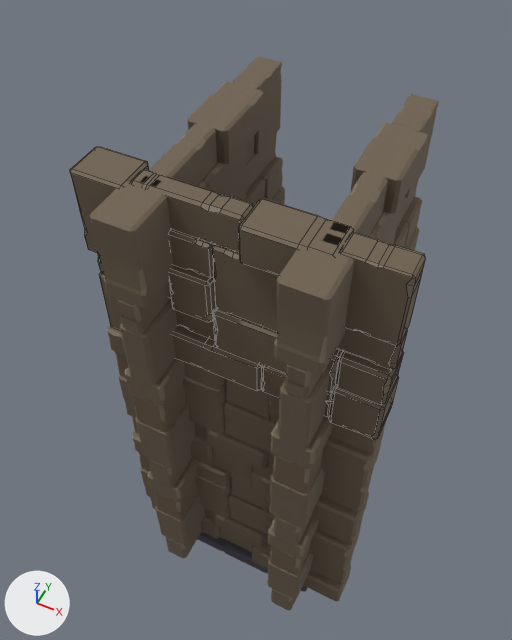
Two versions of the OBJ model QuaterniusDev_models/map_tiles/finals/quat_end.obj, one commit apart.
One viewpoint serves both versions: a 50 mm camera at (2.05, -4.57, 9.43) aimed at (-0.38, 0.28, 3.36). Every picture has the same lights, and +X, +Y and +Z are marked at lower left. The older version comes first. Mesh edges are drawn as thin lines on the coarser meshes. Where no turn or scale is listed for an object, it has been applied to the vertices.

In view in the first picture: 'Floor_Modular_Cube.001', 'Wall_Modular_Cube.001', 'Wall_Modular_Cube.002', 'Wall_Modular_Cube.003', 'Wall_Modular_Cube.004', 'Wall_Modular_Cube.005_Wall_Modular_Cube.006', 'Wall_Modular_Cube.006_Wall_Modular_Cube.007', 'Wall_Modular_Cube.007_Wall_Modular_Cube.008', 'Wall_Modular_Cube.008_Wall_Modular_Cube.009', 'Wall_Modular_Cube.009_Wall_Modular_Cube.010'.
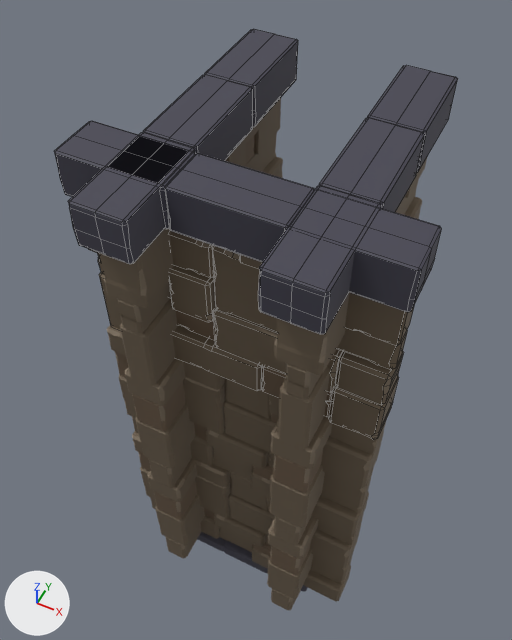
Changed parts and their boxes [x1, y1, x2, y2] in the pictures (512 x 640 px):
'WallCover_Modular_Cube.017', added
    after: [54, 121, 441, 312]
'WallCover_Modular_Cube.001', added
    after: [258, 65, 458, 334]
'WallCover_Modular_Cube.002', added
    after: [68, 29, 298, 264]
'Wall_Modular_Cube.009_Wall_Modular_Cube.010', unchanged, covered by the edit
    before: [90, 56, 285, 386]
    after: [99, 98, 283, 386]
'Wall_Modular_Cube.003', unchanged, covered by the edit
    before: [274, 94, 439, 449]
    after: [274, 157, 427, 449]

The change in detail:
Material 'Grey_Floor.002' (mat_grey_floor_002) is new.
Its base color is (0.0593, 0.0572, 0.082) (dark grey #454451).
Its roughness is 0.69.
Material 'Grey_Floor.004' (mat_grey_floor_004) is new.
Its base color is (0.0593, 0.0572, 0.082) (dark grey #454451).
Its roughness is 0.69.
Material 'Grey_Floor.003' (mat_grey_floor_003) is new.
Its base color is (0.0593, 0.0572, 0.082) (dark grey #454451).
Its roughness is 0.69.
Mesh me_wallcover_modular_cube_017 is new.
It has 146 vertices, 142 faces and spans x -1.51..1.51, y -1.06..-0.55, z 5.71..6.14.
It uses material mat_grey_floor_002 (dark grey #454451).
Mesh me_wallcover_modular_cube_002 is new.
It has 146 vertices, 142 faces and spans x -1.03..-0.52, y -1.53..1.49, z 5.71..6.14.
It uses material mat_grey_floor_004 (dark grey #454451).
Mesh me_wallcover_modular_cube_001 is new.
It has 146 vertices, 142 faces and spans x 0.53..1.04, y -1.53..1.49, z 5.71..6.14.
It uses material mat_grey_floor_003 (dark grey #454451).
Object 'WallCover_Modular_Cube.017' (ob_wallcover_modular_cube_017) is new; it shows me_wallcover_modular_cube_017.
Its location is (0.0, 0.0, 0.0).
Object 'WallCover_Modular_Cube.002' (ob_wallcover_modular_cube_002) is new; it shows me_wallcover_modular_cube_002.
Its location is (0.0, 0.0, 0.0).
Object 'WallCover_Modular_Cube.001' (ob_wallcover_modular_cube_001) is new; it shows me_wallcover_modular_cube_001.
Its location is (0.0, 0.0, 0.0).
